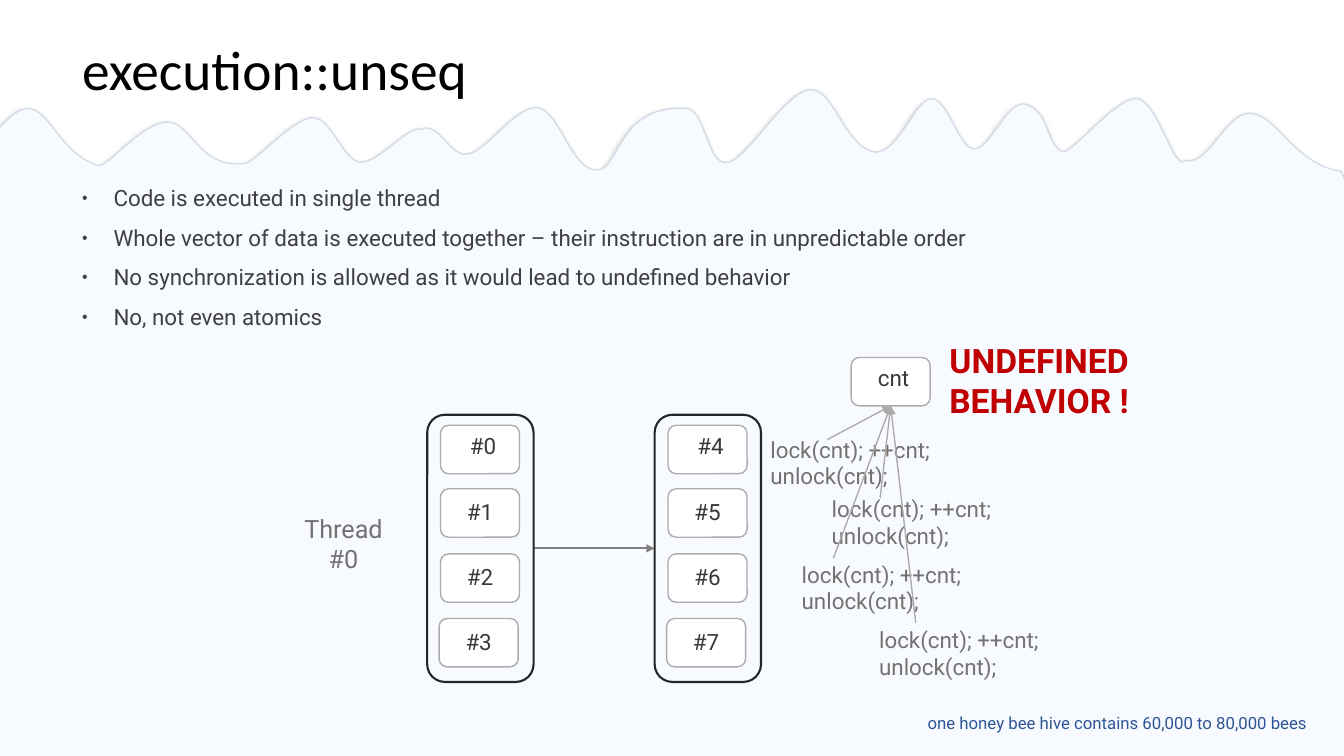
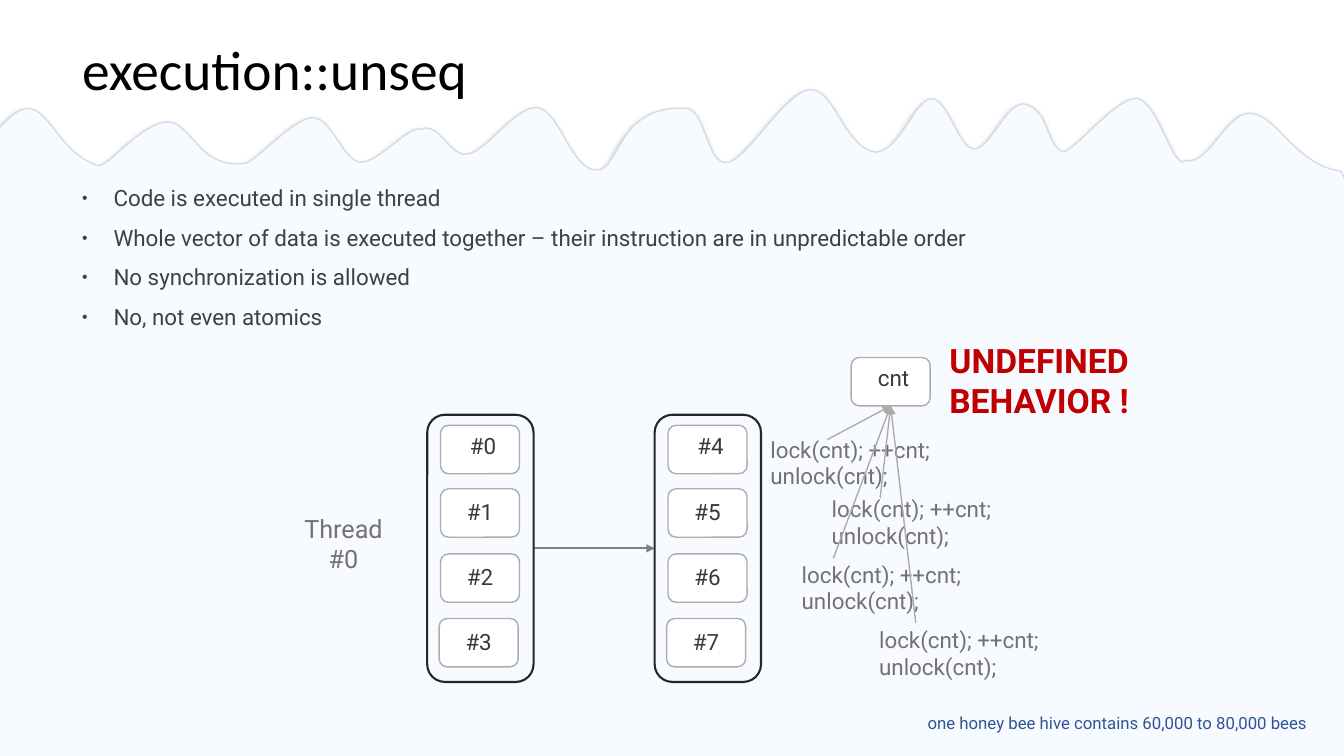
Before and after one commit to EmptySquareBubble/StoriesFromAParallelUniverse-, a slide deck: slide 35 of stories_from_a_paralel_universe.pptx. Drawn at 1344x756 pixels with LibreOffice and Linux fonts; fonts in the diff are those of the drawing. Boxes give left, top, right and bottom in pixels: in the first picture for what was removed or moved away, otherwise in the second. Text is boxed around its words. In the diff, an @@ line names an element or a change of style, - is before the commit and + after.

Commit message:
unseq atomic deadlock example

```diff
--- a/stories_from_a_paralel_universe.pptx
+++ b/stories_from_a_paralel_universe.pptx
@@ text at [114,268,410,290]: text changed @@
-  • No synchronization is allowed as it would lead to undefined behavior
+  • No synchronization is allowed
```
Also in this commit, not shown: 9 other slides changed, 2 slides added.
